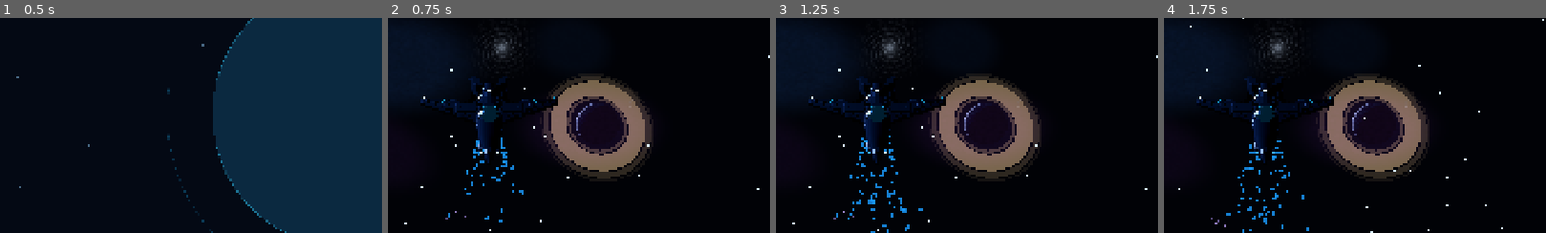
Above: before the commit, frames 1-4 (left to right).
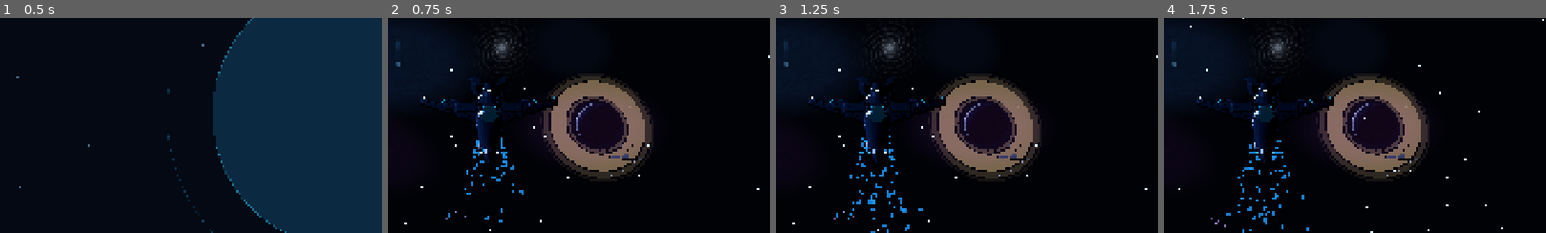
Above: after the commit, the same moments.

Repository: valdissor1990-ui/GALACTIC-FRONTIER
Game: Godot game, scene res://scenes/bootstrap/main.tscn
Two runs of this game, one before a commit and one after it. Both use one fixed random seed, a clock stepped at 60 frames per second and the inputs below.
Inputs (mouse positions are % of the whole screen's width and height, from its top left):
- Up to frame 1 (0.5 s): no input
- Up to frame 2 (0.75 s): click "NEW FLIGHT" at 0.5 s
- Up to frame 3 (1.25 s): no input
- Up to frame 4 (1.75 s): tap Enter at 1.25 s; move the mouse to (55, 50) at 1.27 s; hold W (move_forward) from 1.28 s (still down); hold Shift (boost) from 1.28 s (still down)
The pictures show only the part of the screen within x 37-87%, y 31-81%; the shares and areas given below are measured in that part.

Frame 1 is identical in both runs. In frame 2, 0.2% of the frame differs, in the area x 2-67%, y 11-74%; in frame 3, 0.2%; in frame 4, 0.2%.

Commit message:
Add comet and derelict wreck landmarks

Diff:
--- a/scripts/environment/space_environment.gd
+++ b/scripts/environment/space_environment.gd
@@ -21,6 +21,8 @@
 var _stellar_primary: MeshInstance3D
 var _stellar_corona: MeshInstance3D
 var _stellar_key_light: DirectionalLight3D
+var _comet_root: Node3D
+var _derelict_root: Node3D
 
 
 func _ready() -> void:
@@ -36,6 +38,8 @@
 	_build_companion_worlds()
 	_build_asteroid_field()
 	_build_cosmic_dust()
+	_build_comet_landmark()
+	_build_derelict_landmark()
 
 
 func _process(delta: float) -> void:
@@ -97,6 +101,12 @@
 	if is_instance_valid(_companion_moon):
 		_companion_moon.global_position = camera.global_position + camera.global_basis * Vector3(620.0, -12.0, -1430.0)
 		_companion_moon.rotate_y(delta * 0.012)
+	if is_instance_valid(_comet_root):
+		var comet_transform := camera_transform * Transform3D(Basis(Vector3(0.2, 0.8, 0.1).normalized(), delta * 0.012), Vector3(-520.0, 205.0, -1880.0))
+		_comet_root.global_transform = comet_transform
+	if is_instance_valid(_derelict_root):
+		var derelict_transform := camera_transform * Transform3D(Basis(Vector3.UP, deg_to_rad(-24.0)), Vector3(285.0, -118.0, -690.0))
+		_derelict_root.global_transform = derelict_transform
 
 
 
@@ -975,3 +985,181 @@
 	if vector.length_squared() < 0.0001:
 		return Vector3.UP
 	return vector.normalized()
+
+
+func _build_comet_landmark() -> void:
+	# A camera-relative comet provides a readable moving celestial landmark.
+	# Its tail is a single transparent quad; it adds no physics bodies.
+	_comet_root = Node3D.new()
+	_comet_root.name = "CometLandmark"
+	add_child(_comet_root)
+
+	var nucleus := MeshInstance3D.new()
+	nucleus.name = "CometNucleus"
+	var nucleus_mesh := SphereMesh.new()
+	nucleus_mesh.radius = 1.0
+	nucleus_mesh.height = 2.0
+	nucleus_mesh.radial_segments = 24
+	nucleus_mesh.rings = 16
+	var nucleus_material := StandardMaterial3D.new()
+	nucleus_material.albedo_color = Color(0.30, 0.34, 0.38)
+	nucleus_material.roughness = 0.98
+	nucleus_material.metallic = 0.04
+	nucleus_material.emission_enabled = true
+	nucleus_material.emission = Color(0.16, 0.22, 0.32)
+	nucleus_material.emission_energy_multiplier = 0.22
+	nucleus_mesh.material = nucleus_material
+	nucleus.mesh = nucleus_mesh
+	nucleus.scale = Vector3(8.0, 6.0, 7.0)
+	_comet_root.add_child(nucleus)
+
+	var coma := MeshInstance3D.new()
+	coma.name = "CometComa"
+	var coma_mesh := SphereMesh.new()
+	coma_mesh.radius = 1.0
+	coma_mesh.height = 2.0
+	coma_mesh.radial_segments = 32
+	coma_mesh.rings = 20
+	var coma_shader := Shader.new()
+	coma_shader.code = """
+shader_type spatial;
+render_mode unshaded, blend_add, depth_draw_never, cull_disabled;
+uniform vec4 coma_tint : source_color = vec4(0.36, 0.72, 1.0, 0.22);
+void fragment() {
+	float edge = 1.0 - smoothstep(0.08, 0.98, length((UV - vec2(0.5)) * vec2(1.0, 0.82)));
+	float turbulence = 0.78 + 0.22 * sin(UV.x * 48.0 + TIME * 0.7) * sin(UV.y * 35.0 - TIME * 0.4);
+	ALBEDO = coma_tint.rgb;
+	EMISSION = coma_tint.rgb * (0.25 + edge * turbulence * 1.8);
+	ALPHA = edge * coma_tint.a * turbulence;
+}
+"""
+	var coma_material := ShaderMaterial.new()
+	coma_material.shader = coma_shader
+	coma_material.set_shader_parameter("coma_tint", Color(0.38, 0.72, 1.0, 0.24))
+	coma_mesh.material = coma_material
+	coma.mesh = coma_mesh
+	coma.scale = Vector3(17.0, 13.0, 15.0)
+	_comet_root.add_child(coma)
+
+	var tail := MeshInstance3D.new()
+	tail.name = "CometIonTail"
+	var tail_mesh := QuadMesh.new()
+	tail_mesh.size = Vector2(34.0, 150.0)
+	var tail_shader := Shader.new()
+	tail_shader.code = """
+shader_type spatial;
+render_mode unshaded, blend_add, depth_draw_never, cull_disabled;
+uniform vec4 tail_tint : source_color = vec4(0.24, 0.58, 1.0, 0.22);
+void fragment() {
+	float across = abs(UV.x - 0.5) * 2.0;
+	float along = UV.y;
+	float width = 1.0 - smoothstep(0.08, 0.96, across);
+	float fade = pow(1.0 - along, 1.7) * smoothstep(0.0, 0.10, along);
+	float stream = 0.78 + 0.22 * sin(UV.x * 34.0 + UV.y * 11.0 - TIME * 0.5);
+	float alpha = width * fade * stream * tail_tint.a;
+	ALBEDO = tail_tint.rgb;
+	EMISSION = tail_tint.rgb * (0.4 + stream * 1.1);
+	ALPHA = alpha;
+}
+"""
+	var tail_material := ShaderMaterial.new()
+	tail_material.shader = tail_shader
+	tail_material.set_shader_parameter("tail_tint", Color(0.24, 0.58, 1.0, 0.24))
+	tail_mesh.material = tail_material
+	tail.mesh = tail_mesh
+	tail.position = Vector3(0.0, 70.0, 2.0)
+	_comet_root.add_child(tail)
+
+
+func _build_derelict_landmark() -> void:
+	# A low-poly abandoned courier hull, broken antennae and debris cloud.
+	# All pieces are visual-only and share a camera-relative parent.
+	_derelict_root = Node3D.new()
+	_derelict_root.name = "DerelictWreckLandmark"
+	add_child(_derelict_root)
+
+	var hull_material := StandardMaterial3D.new()
+	hull_material.albedo_color = Color(0.16, 0.22, 0.29)
+	hull_material.metallic = 0.72
+	hull_material.roughness = 0.78
+	var exposed_material := StandardMaterial3D.new()
+	exposed_material.albedo_color = Color(0.42, 0.24, 0.12)
+	exposed_material.metallic = 0.48
+	exposed_material.roughness = 0.88
+	var window_material := StandardMaterial3D.new()
+	window_material.albedo_color = Color(0.10, 0.42, 0.58)
+	window_material.emission_enabled = true
+	window_material.emission = Color(0.08, 0.48, 0.82)
+	window_material.emission_energy_multiplier = 0.8
+
+	_add_wreck_box("WreckMainHull", Vector3(0.0, 0.0, 0.0), Vector3(12.0, 5.0, 34.0), hull_material)
+	_add_wreck_box("WreckForwardSpine", Vector3(0.0, 0.0, -25.0), Vector3(5.0, 3.0, 22.0), exposed_material)
+	_add_wreck_box("WreckPortWing", Vector3(-20.0, -0.8, 2.0), Vector3(29.0, 1.8, 8.0), hull_material)
+	_add_wreck_box("WreckStarboardWing", Vector3(19.0, -1.0, 7.0), Vector3(23.0, 1.5, 7.0), exposed_material)
+	_add_wreck_box("WreckBrokenPanel", Vector3(-31.0, 1.0, 9.0), Vector3(10.0, 1.0, 13.0), exposed_material)
+	_add_wreck_box("WreckBridgeGlass", Vector3(0.0, 3.0, -8.0), Vector3(6.0, 1.2, 8.0), window_material)
+
+	var antenna := MeshInstance3D.new()
+	antenna.name = "WreckAntenna"
+	var antenna_mesh := CylinderMesh.new()
+	antenna_mesh.top_radius = 0.16
+	antenna_mesh.bottom_radius = 0.28
+	antenna_mesh.height = 18.0
+	antenna_mesh.radial_segments = 8
+	antenna_mesh.material = exposed_material
+	antenna.mesh = antenna_mesh
+	antenna.position = Vector3(4.0, 10.0, 12.0)
+	antenna.rotation_degrees = Vector3(0.0, 0.0, 18.0)
+	_derelict_root.add_child(antenna)
+
+	var beacon := MeshInstance3D.new()
+	beacon.name = "WreckEmergencyBeacon"
+	var beacon_mesh := SphereMesh.new()
+	beacon_mesh.radius = 1.0
+	beacon_mesh.height = 2.0
+	beacon_mesh.radial_segments = 12
+	beacon_mesh.rings = 8
+	var beacon_material := StandardMaterial3D.new()
+	beacon_material.shading_mode = BaseMaterial3D.SHADING_MODE_UNSHADED
+	beacon_material.albedo_color = Color(1.0, 0.22, 0.08)
+	beacon_material.emission_enabled = true
+	beacon_material.emission = Color(1.0, 0.08, 0.025)
+	beacon_material.emission_energy_multiplier = 1.6
+	beacon_mesh.material = beacon_material
+	beacon.mesh = beacon_mesh
+	beacon.scale = Vector3.ONE * 1.4
+	beacon.position = Vector3(0.0, 7.0, -2.0)
+	_derelict_root.add_child(beacon)
+
+	var debris_mesh := SphereMesh.new()
+	debris_mesh.radius = 0.7
+	debris_mesh.height = 1.4
+	debris_mesh.radial_segments = 6
+	debris_mesh.rings = 4
+	debris_mesh.material = exposed_material
+	var debris_multi := MultiMesh.new()
+	debris_multi.transform_format = MultiMesh.TRANSFORM_3D
+	debris_multi.mesh = debris_mesh
+	debris_multi.instance_count = 96
+	var debris := MultiMeshInstance3D.new()
+	debris.name = "WreckDebrisCloud"
+	debris.multimesh = debris_multi
+	for index in range(debris_multi.instance_count):
+		var direction := _random_unit_vector()
+		var radius := _rng.randf_range(24.0, 82.0)
+		var position := direction * radius
+		var size := _rng.randf_range(0.45, 3.2)
+		var basis := Basis.from_euler(Vector3(_rng.randf_range(0.0, TAU), _rng.randf_range(0.0, TAU), _rng.randf_range(0.0, TAU))).scaled(Vector3(size, size * _rng.randf_range(0.35, 1.0), size * _rng.randf_range(0.55, 1.4)))
+		debris.multimesh.set_instance_transform(index, Transform3D(basis, position))
+	_derelict_root.add_child(debris)
+
+
+func _add_wreck_box(node_name: String, position: Vector3, dimensions: Vector3, material: Material) -> void:
+	var piece := MeshInstance3D.new()
+	piece.name = node_name
+	var mesh := BoxMesh.new()
+	mesh.size = dimensions
+	mesh.material = material
+	piece.mesh = mesh
+	piece.position = position
+	_derelict_root.add_child(piece)
